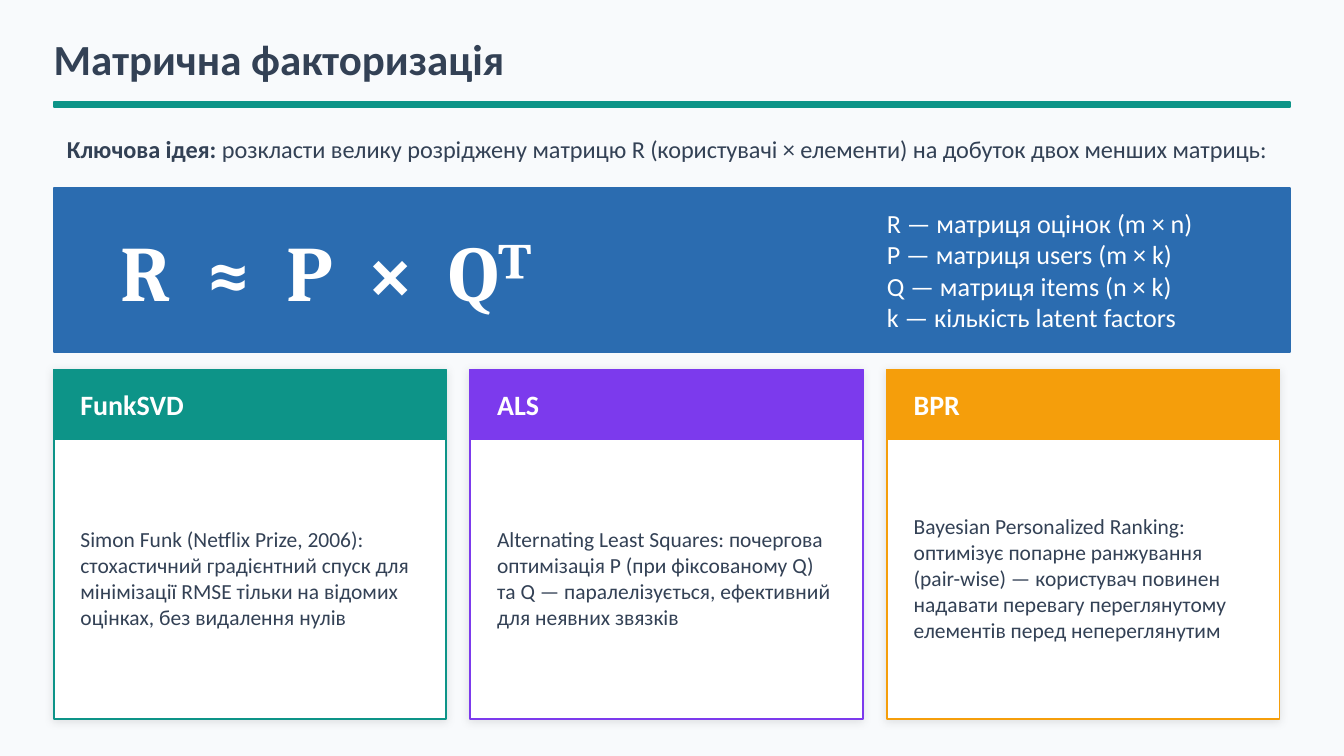
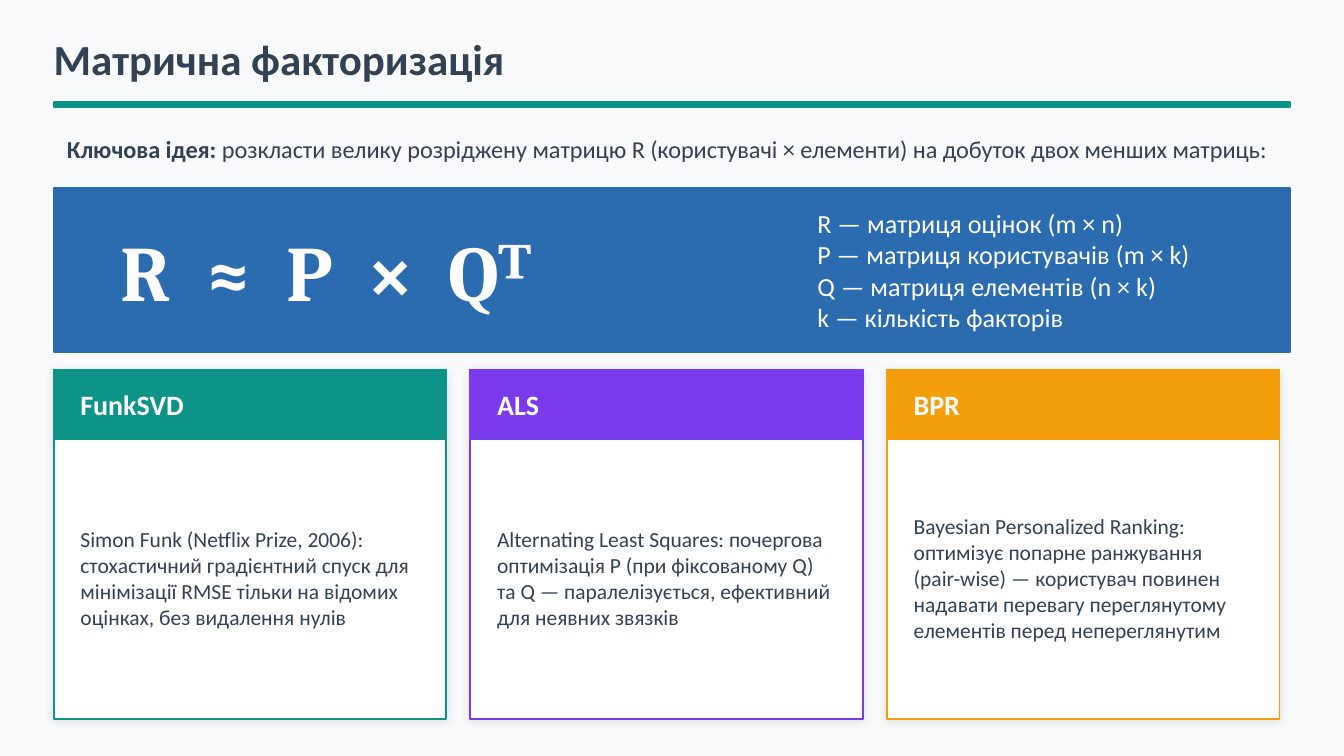
Before and after one commit to BohdanRomaniuk/IAC-Group-Recommender, a slide deck: slide 12 of docs/Presentation - Recommendation Systems. Theoretical Approaches.pptx. Drawn at 1344x756 pixels with LibreOffice and Linux fonts; fonts in the diff are those of the drawing. Boxes give left, top, right and bottom in pixels: in the first picture for what was removed or moved away, otherwise in the second. Text is boxed around its words. In the diff, an @@ line names an element or a change of style, - is before the commit and + after.

```diff
--- a/docs/Presentation - Recommendation Systems. Theoretical Approaches.pptx
+++ b/docs/Presentation - Recommendation Systems. Theoretical Approaches.pptx
@@ text "R — матриця оцінок (m ...": place and size @@
-text "R — матриця оцінок (m ..." at [887, 214, 1193, 327]
+text "R — матриця оцінок (m ..." at [817, 214, 1190, 332]
@@ text at [817, 245, 1190, 332]: text changed @@
-P — матриця users (m × k)
-Q — матриця items (n × k)
-k — кількість latent factors
+P — матриця користувачів (m × k)
+Q — матриця елементів (n × k)
+k — кількість факторів
```
Also in this commit, not shown: 4 other slides changed, 1 other file.
